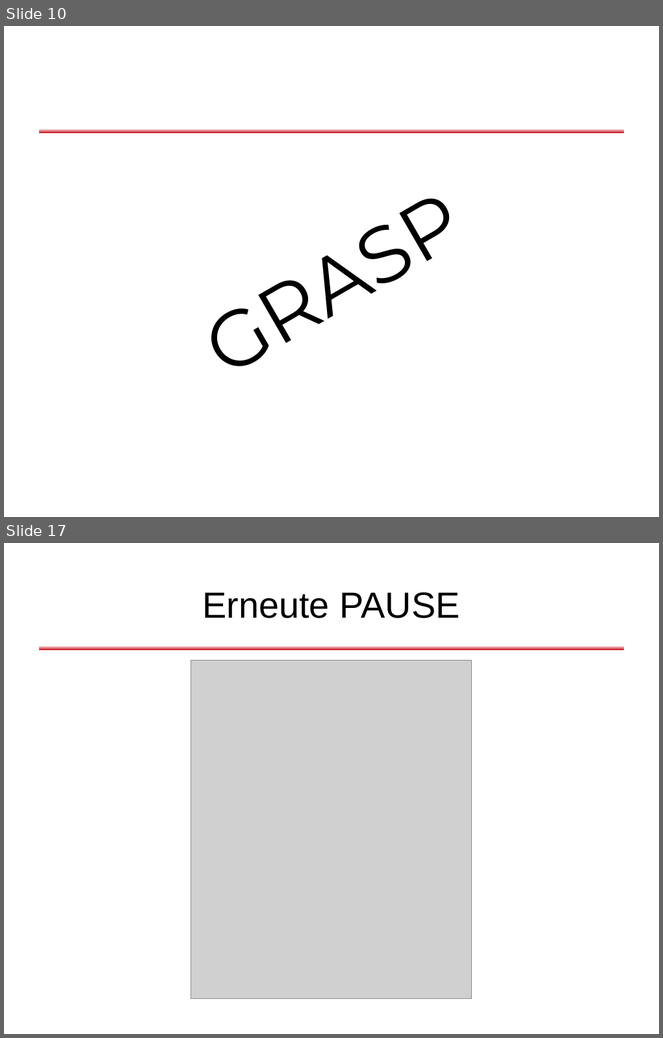
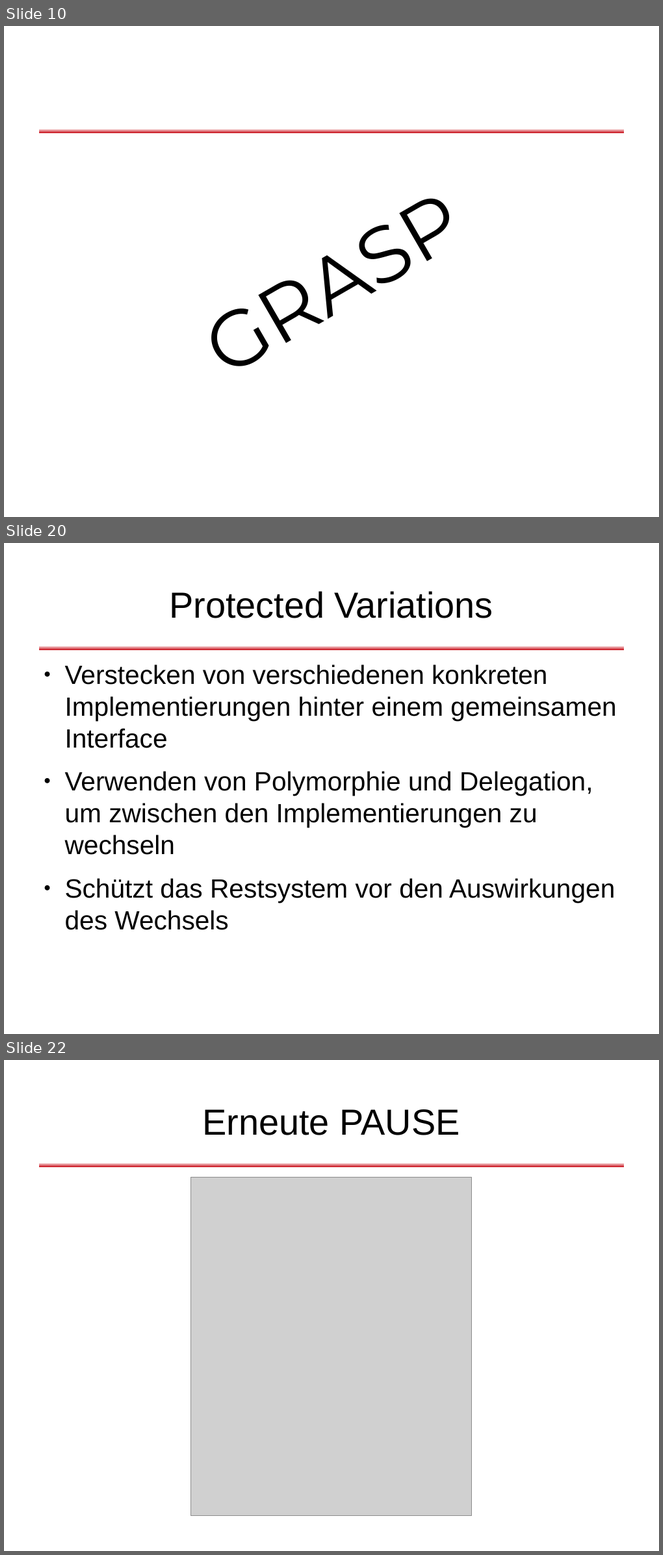
Before and after one commit to dlindner/vorlesung-se2-dhbw, a slide deck: added_2010/Objektorientierte Designregeln.odp. Shown one above the other, each under a label of ours: slides 10 and 17 before the commit, slides 10, 20 and 22 after it; the slides between them are not shown. The pictures are 663x1038 and 663x1555 pixels, drawn with LibreOffice and Linux fonts; fonts in the diff are those of the drawing; grey boxes stand for pictures; background and template pictures are left out. Boxes give left, top, right and bottom in pixels: in the first picture for what was removed or moved away, otherwise in the second. Text is boxed around its words. In the diff, an @@ line names an element or a change of style, - is before the commit and + after.

```diff
--- a/added_2010/Objektorientierte Designregeln.odp
+++ b/added_2010/Objektorientierte Designregeln.odp
@@ slide 20 added at [4,543,659,1034], background #FFFFFF; not listed: 1 template element that a slide beside it also shows @@
@@ title added at [169,591,493,618], 44 pt, text #000000 @@
+Protected Variations
@@ text added at [65,665,616,930], 32 pt, text #000000 @@
+● Verstecken von verschiedenen konkreten Implementierungen hinter einem gemeinsamen Interface
+● Verwenden von Polymorphie und Delegation, um zwischen den Implementierungen zu wechseln
+● Schützt das Restsystem vor den Auswirkungen des Wechsels
@@ what was slide 17 is now slide 22 @@
```
Also in this commit, not shown: 1 slide changed, 9 other slides added, 5 slides removed.
